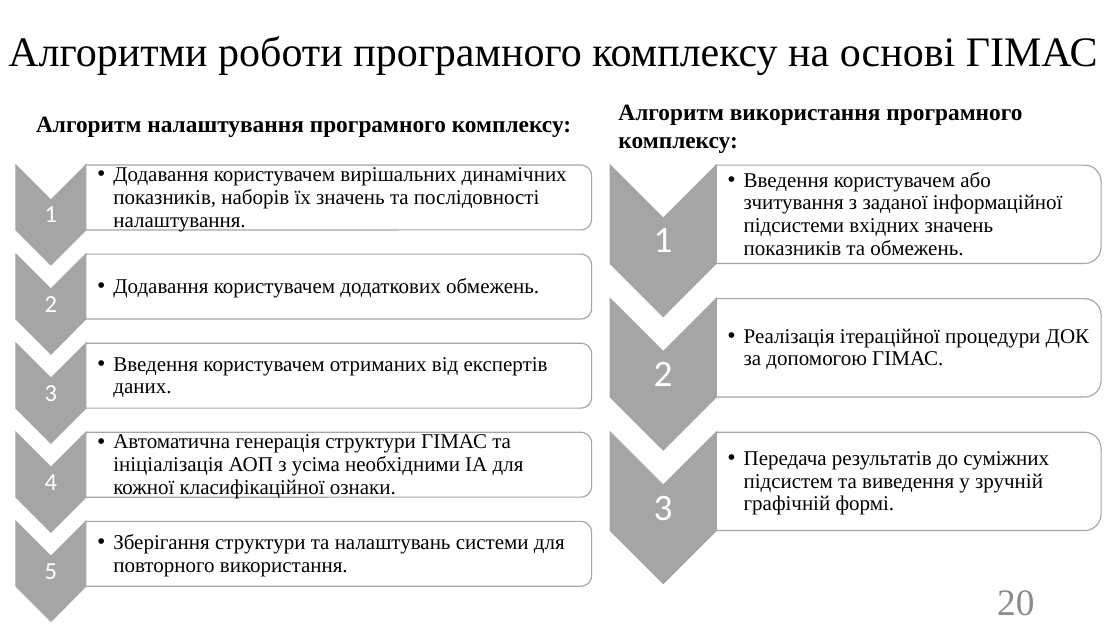
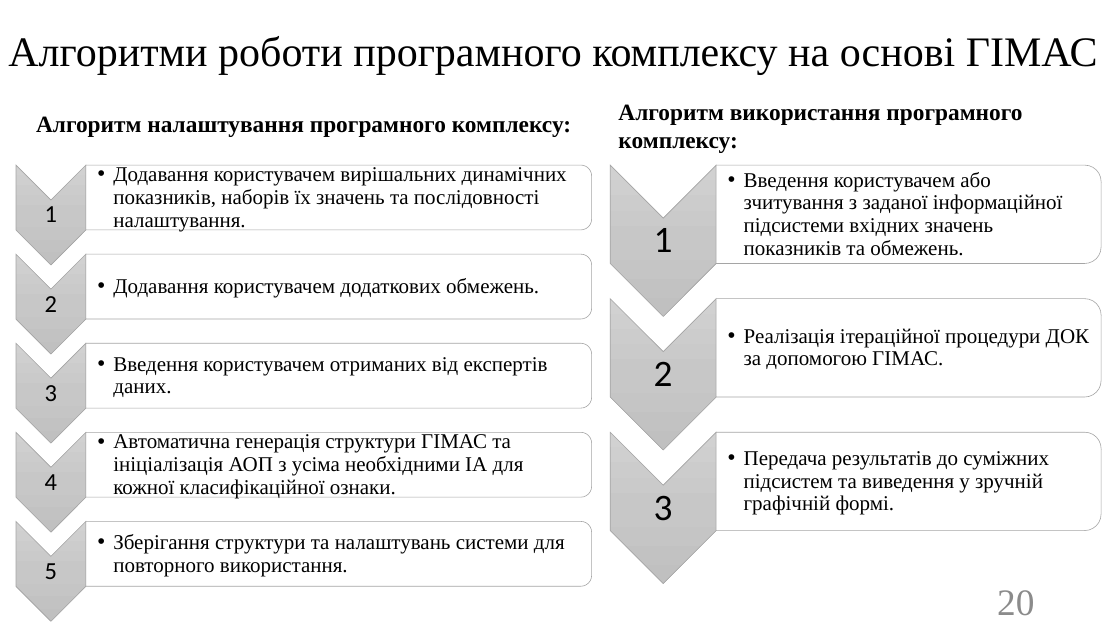
Before and after one commit to SPS-ik/diss, a slide deck: slide 20 of !pres.pptx. Drawn at 1120x630 pixels with LibreOffice and Linux fonts; fonts in the diff are those of the drawing. Boxes give left, top, right and bottom in pixels: in the first picture for what was removed or moved away, otherwise in the second. Text is boxed around its words. In the diff, an @@ line names an element or a change of style, - is before the commit and + after.

```diff
--- a/!pres.pptx
+++ b/!pres.pptx
@@ fill #A5A5A5 to gradient #D2D2D2 to #C8C8C8 to #C0C0C0; outline #A5A5A5 1 pt to #A5A5A5 0.5 pt in 8 elements at (16, 165, 86, 265), (16, 254, 86, 354), (16, 343, 86, 443), (16, 433, 86, 533), (16, 522, 86, 622), (610, 166, 716, 317), (610, 299, 716, 450), (610, 433, 716, 584) @@
@@ text colour #FFFFFF to #000000 in 8 elements at (45, 206, 57, 222), (45, 296, 57, 312), (45, 385, 57, 401), (45, 474, 57, 490), (45, 563, 57, 579), (654, 228, 673, 252), (654, 361, 673, 386), (654, 495, 673, 521) @@
@@ outline #A5A5A5 1 pt to #A5A5A5 0.5 pt in 8 elements at (716, 165, 1101, 263), (716, 299, 1101, 397), (716, 432, 1101, 531), (86, 165, 592, 230), (86, 254, 592, 319), (86, 343, 592, 408), (86, 432, 592, 497), (86, 521, 592, 586) @@
```
Also in this commit, not shown: 10 other slides changed.
